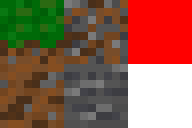
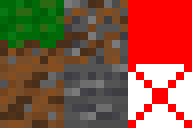
Layered file, before and after one edit (192x128). Changes by layer:
painted on "Background" over [128, 64, 192, 128]
